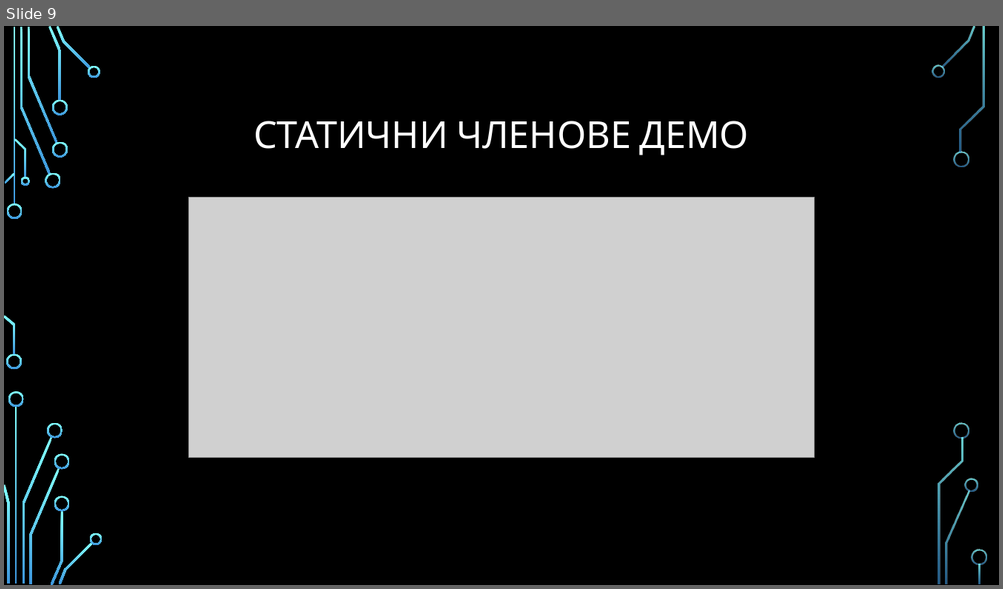
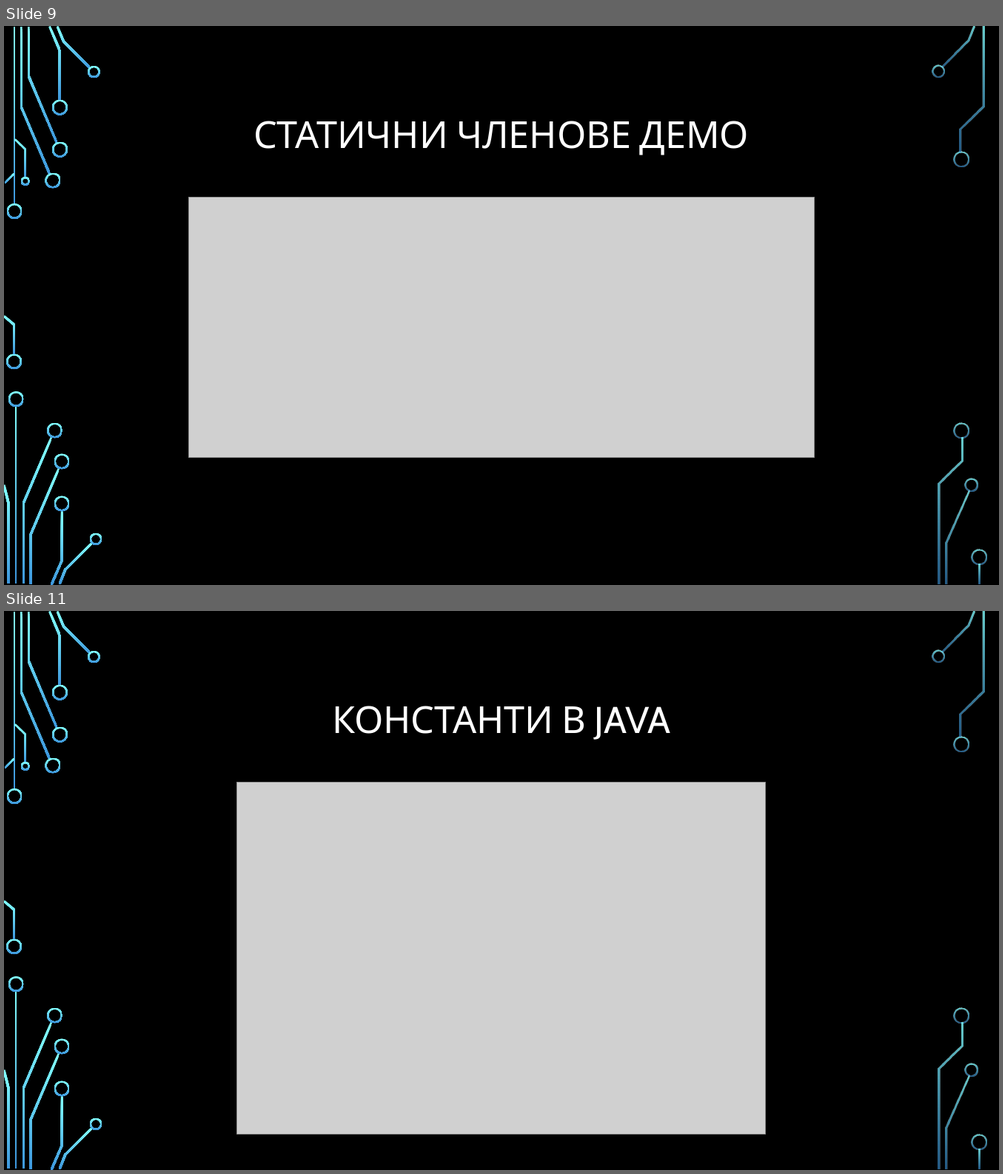
Before and after one commit to Bilyukov/java-course, a slide deck: 05.classes-and-object.pptx. Shown one above the other, each under a label of ours: slide 9 before the commit, slides 9 and 11 after it; the slides between them are not shown. The pictures are 1003x589 and 1003x1174 pixels, drawn with LibreOffice and Linux fonts; fonts in the diff are those of the drawing; grey boxes stand for pictures; background and template pictures are left out. Boxes give left, top, right and bottom in pixels: in the first picture for what was removed or moved away, otherwise in the second. Text is boxed around its words. In the diff, an @@ line names an element or a change of style, - is before the commit and + after.

```diff
--- a/05.classes-and-object.pptx
+++ b/05.classes-and-object.pptx
@@ slide 11 added at (x1=4, y1=611, x2=999, y2=1170), background picture (left out); not listed: 36 template elements that a slide beside it also shows @@
@@ title added at (x1=332, y1=706, x2=670, y2=740), 36 pt, text #FFFFFF @@
+КОНСТАНТИ В JAVA
@@ picture added at (x1=237, y1=782, x2=765, y2=1134) @@
```
Also in this commit, not shown: 10 other slides added, 30 other files.
